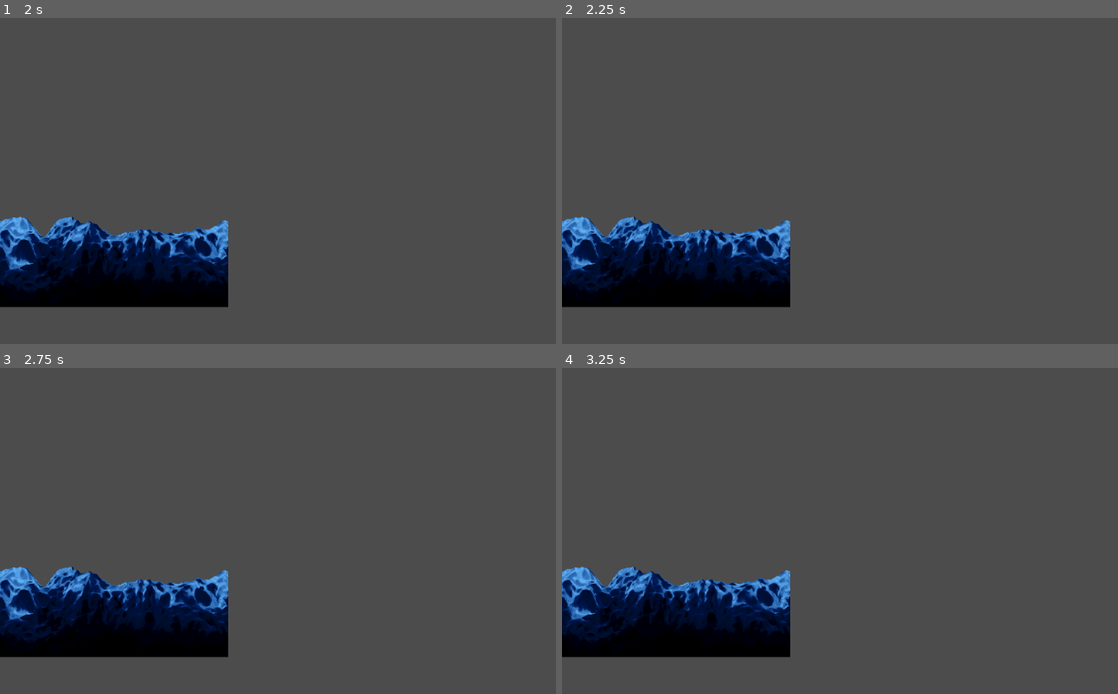
Above: before the commit, frames 1-4 (two rows, left to right).
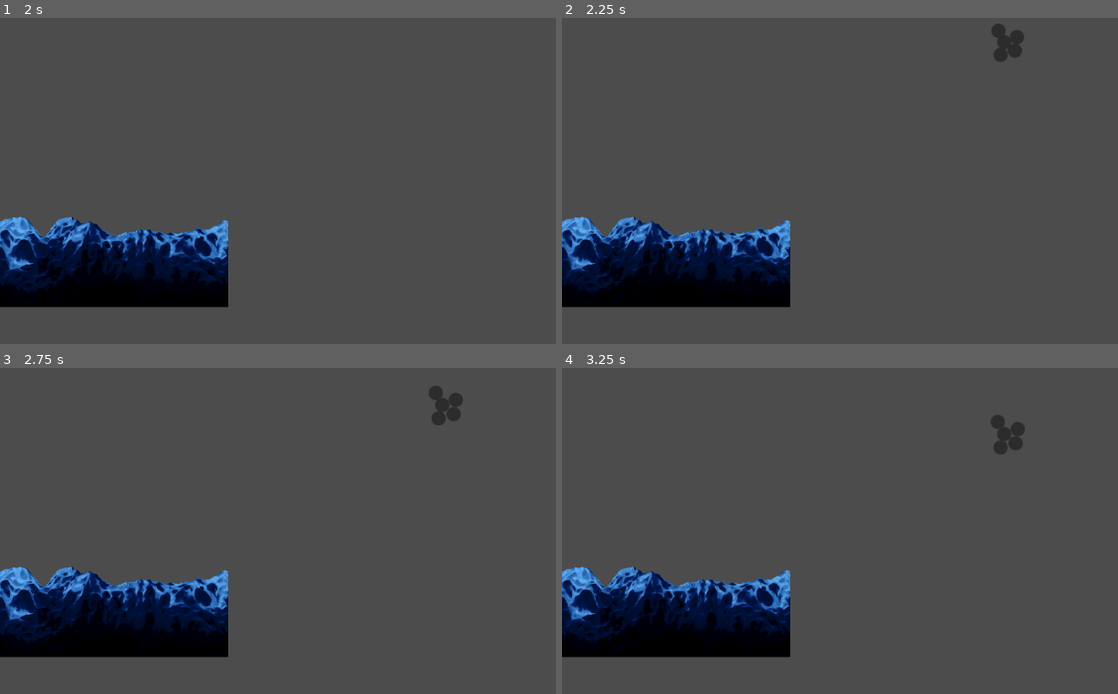
Above: after the commit, the same moments.

Repository: absolve/godotTestDemo
Game: Godot game, scene res://scene/main.tscn
Two runs of this game, one before a commit and one after it. Both use one fixed random seed, a clock stepped at 60 frames per second and the inputs below.
Inputs (mouse positions are in pixels of both pictures, inside the frame that each line leads up to):
- Up to frame 1 (2 s): tap Enter at 0.5 s; move the mouse to (528, 109) at 0.52 s; press the mouse at (528, 109) at 0.53 s; tap Space at 1.25 s; move the mouse to (216, 151) at 1.27 s; release the mouse at (216, 151) at 1.28 s; click (216, 151) at 1.35 s
- Up to frame 2 (2.25 s): tap Enter at 2 s; move the mouse to (1001, 37) at 2.02 s; press the mouse at (1001, 37) at 2.03 s; right-click (1001, 37) at 2.1 s
- Up to frame 3 (2.75 s): no input
- Up to frame 4 (3.25 s): move the mouse to (890, 566) at 2.77 s; release the mouse at (890, 566) at 2.78 s; click (890, 566) at 2.85 s

Frame 1 is identical in both runs. In frame 2, 0.4% of the frame differs, in the area x 77-84%, y 1-14%; in frame 3, 0.4%, in the area x 77-84%, y 5-18%; in frame 4, 0.4%.

Commit message:
更新功能

Diff:
--- a/godot3DestructibleTerrain/script/main.gd
+++ b/godot3DestructibleTerrain/script/main.gd
@@ -41,52 +41,6 @@
 
 	pass
 
-# The sprite parameter must be a Sprite node.
-func create_polygon_from_sprite(sprite):
-	# Get the sprite's texture.
-	var texture = sprite.texture
-	# Get the sprite texture's size.
-	var texture_size = sprite.texture.get_size()
-	# Get the image from the sprite's texture.
-	var image = texture.get_data()
-
-	# Create a new bitmap.
-	var bitmap = BitMap.new()
-	# Create the bitmap from the image. We set the minimum alpha threshold.
-	bitmap.create_from_image_alpha(image, 0.01) # 0.1 (default threshold).
-	# Get the rect of the bitmap.
-	var bitmap_rect = Rect2(Vector2(0, 0), bitmap.get_size())
-	# Grow the bitmap if you need (we don't need it in this case).
-#	bitmap.grow_mask(0, rect) # 2
-	# Convert all the opaque parts of the bitmap into polygons.
-	var polygons = bitmap.opaque_to_polygons(bitmap_rect, 0) # 2 (default epsilon).
-
-	# Check if there are polygons.
-	if polygons.size() > 0:
-		# Loop through all the polygons.
-		for i in range(polygons.size()):
-			# Create a new 'Polygon2D'.
-			var polygon = Polygon2D.new()
-			# Set the polygon.
-			polygon.polygon = polygons[i]
-			# Set the texture.
-			polygon.texture = texture
-
-			# Check if the sprite is centered to get the proper position.
-			if sprite.centered:
-				polygon.position = sprite.position - (texture_size / 2)
-			else:
-				polygon.position = sprite.position
-
-			# Take the sprite's scale into account and apply it to the position.
-			polygon.scale = sprite.scale
-			polygon.position *= polygon.scale
-
-			polygon.name = "poly_sprite"
-
-			return polygon
-	else:
-		return false
 
 #从图片中载入
 func loadPolygonFromImg(sprite,pos:Vector2=Vector2.ZERO):
@@ -123,8 +77,39 @@
 		pol.push_back(get_global_mouse_position() + Vector2(cos(angle), sin(angle)) * carve_radius)
 	return pol
 
+func _split_polygon(clip_polygon: Array,default_quadrant_polygon):
+	"""
+	Returns two polygons produced by vertically
+	splitting split_polygon in half
+	"""
+	var avg_x = _avg_position(clip_polygon).x
+	print(avg_x)
+	var left_subquadrant = []
+	left_subquadrant.append_array(default_quadrant_polygon)
+	left_subquadrant.duplicate()
+	left_subquadrant[1] = Vector2(avg_x, left_subquadrant[1].y)
+	left_subquadrant[2] = Vector2(avg_x, left_subquadrant[2].y)
+	var right_subquadrant = []
+	right_subquadrant.append_array(default_quadrant_polygon)
+	right_subquadrant.duplicate()
+	right_subquadrant[0] = Vector2(avg_x, right_subquadrant[0].y)
+	right_subquadrant[3] = Vector2(avg_x, right_subquadrant[3].y)
+	var pol1 = Geometry.clip_polygons_2d(left_subquadrant, clip_polygon)[0]
+	var pol2 = Geometry.clip_polygons_2d(right_subquadrant, clip_polygon)[0]
+	return [pol1, pol2]
+
+func _avg_position(array: Array):
+	"""
+	Average 2D position in an
+	array of positions
+	"""
+	var sum = Vector2()
+	for p in array:
+		sum += p
+	return sum/len(array)
+
 func _physics_process(delta):
-	if Input.is_action_pressed("click"):
+	if Input.is_action_just_pressed("click"):
 		var temp=mouseCircle()
 #		print(get_global_mouse_position())
 #		var mouse_polygon = Transform2D(0, get_global_mouse_position()).xform(temp)
@@ -136,38 +121,66 @@
 					0:
 						i.free()
 					1:
-						i.setPolygon2D(clipped_polygons[0])
-						i.setPolygon2DTexture(clipped_polygons[0])
+						var newPolygons=Transform2D(0, -i.position).xform(clipped_polygons[0])
+						i.setPolygon2D(newPolygons)
+						i.setPolygon2DTexture(newPolygons)
 					2:
 						if Geometry.is_polygon_clockwise(clipped_polygons[0]) or \
-						Geometry.is_polygon_clockwise(clipped_polygons[1]):
-							for x in n_clipped_polygons:
+						Geometry.is_polygon_clockwise(clipped_polygons[1]):  #挖一个洞的时候
+#							for x in clipped_polygons:
+#								var new=tile.instance()
+#								new.position = i.position
+#								tiles.add_child(new)
+#								var newClipPolygons= Geometry.intersect_polygons_2d(x,i.getPolygon2D())[0]
+#								var newPolygons=Transform2D(0, -i.position).xform(x)
+#								new.setPolygon2D(newPolygons)
+#								new.setPolygon2DTexture(newPolygons)
+#								new.setTexture(i.getTexture())
+#							var newClipPolygons= Geometry.intersect_polygons_2d(clipped_polygons[0],
+#							clipped_polygons[1])
+#							if newClipPolygons:
+#								var hole=Geometry.intersect_polygons_2d(i.getPolygon2D(),newClipPolygons[0])[0]
+#
+#								var new=tile.instance()
+#								new.position = i.position
+#								tiles.add_child(new)
+#								var newPolygons=Transform2D(0, -i.position).xform(hole)
+#								new.setPolygon2D(newPolygons)
+#								new.setPolygon2DTexture(newPolygons)
+#								i.free()
+							for p in _split_polygon(temp,i.getPolygon2D()):
+								var pol1=Geometry.intersect_polygons_2d(p,i.getPolygon2D())[0]
+
 								var new=tile.instance()
-#								new.position = i.position
+								new.position = i.position
 								tiles.add_child(new)
-								new.setPolygon2D(clipped_polygons[x])
-								new.setPolygon2DTexture(clipped_polygons[x])
-								new.setTexture(i.getTexture())
+								var newPolygons=Transform2D(0, -i.position).xform(pol1)
+								new.setPolygon2D(newPolygons)
+								new.setPolygon2DTexture(newPolygons)
 							i.free()
 						else:
-							i.setPolygon2D(clipped_polygons[0])
-							i.setPolygon2DTexture(clipped_polygons[0])
+							var newPolygons1=Transform2D(0, -i.position).xform(clipped_polygons[0])
+							i.setPolygon2D(newPolygons1)
+							i.setPolygon2DTexture(newPolygons1)
 							var new=tile.instance()
 							new.position = i.position
 							tiles.add_child(new)
-							new.setPolygon2D(clipped_polygons[1])
-							new.setPolygon2DTexture(clipped_polygons[1])
+							var newPolygons=Transform2D(0, -i.position).xform(clipped_polygons[1])
+							new.setPolygon2D(newPolygons)
+							new.setPolygon2DTexture(newPolygons)
 #							new.setTexture(i.getTexture().duplicate())
 					_:
-						i.setPolygon2D(clipped_polygons[0])
-						i.setPolygon2DTexture(clipped_polygons[0])
+						var newPolygons1=Transform2D(0, -i.position).xform(clipped_polygons[0])
+						i.setPolygon2D(newPolygons1)
+						i.setPolygon2DTexture(newPolygons1)
 						for x in range(n_clipped_polygons-1):
 							var new=tile.instance()
-#							new.position = i.position
+							new.position = i.position
 							tiles.add_child(new)
-							new.setPolygon2D(clipped_polygons[x+1])
-							new.setPolygon2DTexture(clipped_polygons[x+1])
-							new.setTexture(i.getTexture().duplicate())
+							var newPolygons=Transform2D(0, -i.position).xform(clipped_polygons[x+1])
+							new.setPolygon2D(newPolygons)
+							new.setPolygon2DTexture(newPolygons)
+#							new.setTexture(i.getTexture().duplicate())
 
 
 	elif Input.is_action_just_pressed("click_right"):
--- a/godot3DestructibleTerrain/script/tile.gd
+++ b/godot3DestructibleTerrain/script/tile.gd
@@ -19,5 +19,4 @@
 #获取当前多边形数组 需要加上位置信息
 func getPolygon2D():
 	return Transform2D(0,position).xform(polygon2D.polygon)
-	free()
 	pass
